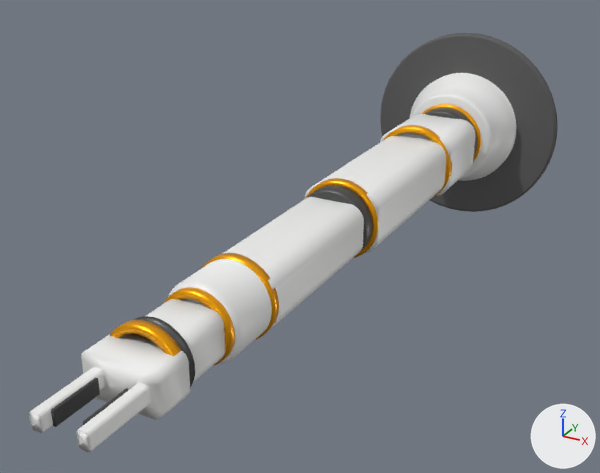
Before and after pictures for a commit that changed the glTF model public/models/thenar-6.glb.
Camera for both pictures: a 50 mm lens placed at (0.358, -1.143, 0.34), pointed at (-0.033, -0.431, -0.016). The lights are fixed; the arrows at lower right show +X, +Y and +Z. The older version comes first. Where no turn or scale is listed for an object, it has been applied to the vertices.

Names of what the first picture shows: 'finger_left', 'finger_right', 'forearm', 'gripper_body', 'j1_collar', 'j2_collar', 'j3_collar', 'j4_collar', 'j5_collar', 'j6_collar', 'pedestal', 'plinth', 'shoulder', 'upper_arm', 'wrist_housing', 'wrist_yoke' and 5 more.
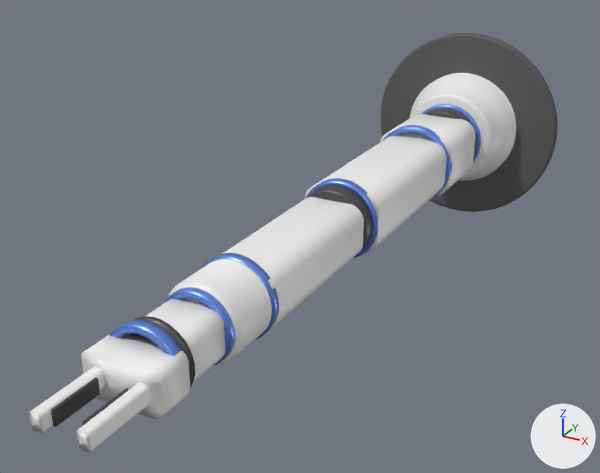
Where the change shows, as pixel boxes [x1, y1, x2, y2] in the pictures (600 x 473 px):
'j5_collar', recoloured (orange to blue)
    both: [164, 287, 235, 366]
'j6_collar', recoloured (orange to blue)
    both: [109, 320, 181, 356]
'j4_collar', recoloured
    both: [201, 253, 279, 340]
'j3_collar', recoloured
    both: [305, 178, 378, 258]
'j2_collar', recoloured
    both: [384, 125, 452, 198]
'j1_collar', recoloured
    both: [422, 104, 481, 162]

Diff of the bpy script that builds the scene:
```diff
--- a/public/models/thenar-6.glb.py
+++ b/public/models/thenar-6.glb.py
@@ mat_collar @@
 mat_collar = principled_material('collar')
-mat_collar.base_color = (1.0, 0.416, 0.0)  # orange #ffad00
+mat_collar.base_color = (0.169, 0.314, 0.878)  # blue #7298f1
 mat_collar.metallic = 0.7
```
